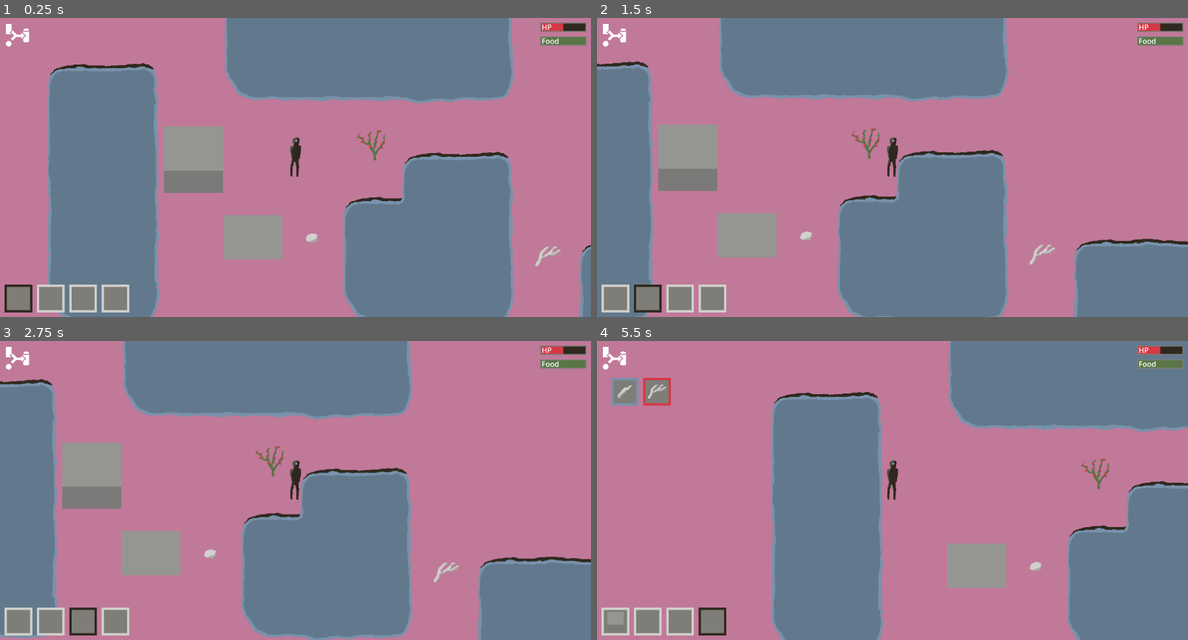
Above: before the commit, frames 1-4 (two rows, left to right).
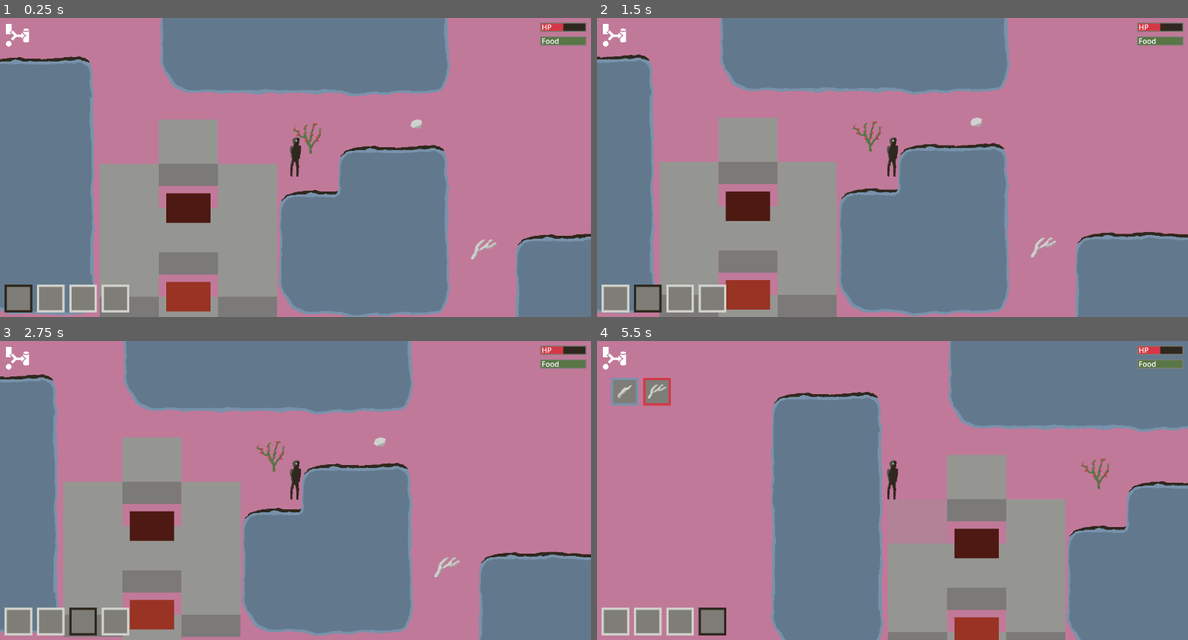
Above: after the commit, the same moments.

Repository: Zarkonnen/Moravec3
Game: Godot game, scene res://level1.tscn
Same seed, same stepped clock (60 frames per second), same inputs: the game is played once before the commit and once after it.
Inputs (mouse positions are in pixels of both pictures, inside the frame that each line leads up to):
- Up to frame 1 (0.25 s): no input
- Up to frame 2 (1.5 s): tap Enter at 0.5 s; move the mouse to (614, 299) at 0.52 s; hold Right (east) 0.53-1.28 s; hold E (use) 0.53-1.28 s; click (614, 299) at 0.67 s; move the mouse to (650, 299) at 1.27 s; hold Down (south) from 1.28 s (still down); tap E (use) at 1.35 s; click (650, 299) at 1.42 s
- Up to frame 3 (2.75 s): move the mouse to (82, 622) at 2.02 s; release Down (south) at 2.03 s; hold Right (east) from 2.03 s (still down); hold E (use) from 2.03 s (still down); click (82, 622) at 2.17 s
- Up to frame 4 (5.5 s): tap Space at 2.75 s; move the mouse to (715, 622) at 2.77 s; release Right (east) at 2.78 s; release E (use) at 2.78 s; hold Up (north) 2.78-3.53 s; tap E (use) at 2.85, 4.35 s; click (715, 622) at 2.92 s; move the mouse to (614, 358) at 3.52 s; hold E (use) 3.53-4.28 s; hold A (west) 3.53-5.03 s; click (614, 358) at 3.67 s; move the mouse to (608, 376) at 4.27 s; click (608, 376) at 4.42 s; move the mouse to (922, 490) at 5.02 s; hold Down (south) from 5.03 s (still down); hold E (use) from 5.03 s (still down); click (922, 490) at 5.17 s

The runs differ from the first frame. In frame 1, 48% of the frame differs, in the area x 0-100%, y 0-100%; in frame 2, 21%; in frame 3, 21%; in frame 4, 12%.

Commit message:
Enclosure management. Controls still janky.

Diff:
--- a/DropItem.gd
+++ b/DropItem.gd
@@ -63,5 +63,6 @@
 	if removed:
 		createItem(toDrop, dropAt, removed[1])
 		toDrop = null
+		%World.ignoreNextClick = true
 	else:
 		visible = true
--- /dev/null
+++ b/EnclosureDebug.gd
@@ -0,0 +1,14 @@
+extends Node2D
+
+func _draw():
+	print("encdb")
+	#for y in range(-10, 10):
+	#	for x in range(-10, 10):
+	#		if %Walls.g(x, y):
+	#			draw_rect(Rect2(x * 128, y * 96, 128, 96), Color.GREEN)
+	for enc in %Walls.enclosures:
+		print(str(enc.number))
+		var clr = Color(fmod(enc.number * 0.3, 1), fmod(enc.number * 0.1, 1), fmod(enc.number * 0.07, 1))
+		for t in enc.tiles:
+			draw_rect(Rect2(t[0] * 128 + 16, t[1] * 96 + 16, 128 - 32, 96 - 32), clr)
+	queue_redraw()
--- a/GridManager.gd
+++ b/GridManager.gd
@@ -92,3 +92,122 @@
 				queue.append([t[0], t[1]-1])
 			if not [t[0], t[1]+1] in reached:
 				queue.append([t[0], t[1]+1])
+
+class Enclosure:
+	static var enclosureCounter = 0
+	var tiles:Array = []
+	var number = 0
+	func _init(tiles):
+		self.tiles = tiles
+		enclosureCounter += 1
+		number = enclosureCounter
+
+var enclosures:Array = []
+
+func getEnclosure(x, y, except=[]) -> Enclosure:
+	var xy = [x, y]
+	return Util.first(enclosures, func(e): return e not in except and xy in e.tiles)
+
+func wallAdded(x, y):
+	%EnclosureDebug.queue_redraw()
+	#print("wa " + str(x) + ", " + str(y))
+	# In enclosure:
+	#   Remove tile from enclosure.
+	#   Flood fill in each direction NSE.
+	#   The first fill updates the existing enclosure, the others are added if different.
+	# Not in enclosure:
+	#   Flood fill in each direction and create new enclosures if the fill works.
+	var enc = getEnclosure(x, y)
+	if enc:
+		enc.tiles.erase([x, y])
+		var encs = [enc]
+		for start in [[x-1, y], [x, y-1], [x+1, y], [x, y+1]]:
+			var fill = _enclosureFill(start[0], start[1])
+			if fill:
+				if enc:
+					# Update existing enclosure.
+					enc.tiles = fill
+					enc = null
+				elif not encs.any(func(e): return start in e.tiles):
+					# We need a new enclosure.
+					var newEnc = Enclosure.new(fill)
+					enclosures.append(newEnc)
+					encs.append(newEnc)
+		if enc:
+			# Never got used, so delete it.
+			enclosures.erase(enc)
+	else:
+		# Not in enclosure.
+		for start in [[x-1, y], [x, y-1], [x+1, y], [x, y+1]]:
+			if getEnclosure(start[0], start[1]):
+				continue
+			var fill = _enclosureFill(start[0], start[1])
+			#print(fill)
+			if fill:
+				#print("new enc")
+				enclosures.append(Enclosure.new(fill))
+
+func wallRemoved(x, y):
+	%EnclosureDebug.queue_redraw()
+	#print("wr " + str(x) + ", " + str(y))
+	var enc = getEnclosure(x, y)
+	if enc: # This should never happen in the first place.
+		enclosures.erase(enc)
+	var encs = []
+	# Visit neighbouring tiles, and if they're in enclosures, check on them.
+	for start in [[x-1, y], [x, y-1], [x+1, y], [x, y+1]]:
+		enc = getEnclosure(start[0], start[1], encs)
+		#print("affected enc " + str(enc))
+		if enc:
+			# We have an enclosure, and not one we've already visited.
+			var fill = _enclosureFill(start[0], start[1])
+			if not fill:
+				# The enclosure is no longer viable.
+				#print("unviable")
+				enclosures.erase(enc)
+			else:
+				# Maybe it should be merged?
+				if encs.any(func(e): return e.tiles.any(func(t): return t in fill)):
+					# There is an existing enclosure we've touched that overlaps.
+					#print("merged")
+					enclosures.erase(enc)
+				else:
+					# No, this is a separate enclosure that needs its tiles updated.
+					#print("updated")
+					enc.tiles = fill
+					encs.append(enc)
+
+
+func _enclosureFill(x, y, maxDist=10):
+	# Flood fill, starting at x, y. If we reach a tile that is more than maxdist away, return null.
+	# Otherwise, check if the area covered by the reached list is no more than maxdist across.
+	# Return the reached list.
+	if g(x, y):
+		return null # If we're in a wall, at the start, stop right away.
+	var queue:Array = [[x-1, y], [x+1, y], [x, y-1], [x, y+1]]
+	var reached:Array = [[x, y]]
+	var leastX = x
+	var mostX = x
+	var leastY = y
+	var mostY = y
+	while not queue.is_empty():
+		var t = queue.pop_front()
+		if abs(t[0] - x) > maxDist or abs(t[1] - y) > maxDist:
+			return null
+		if not g(t[0], t[1]):
+			reached.append(t)
+			leastX = min(t[0], leastX)
+			mostX = max(t[0], mostX)
+			leastY = min(t[1], leastY)
+			mostY = max(t[1], mostY)
+			if mostX - leastX > maxDist or mostY - leastY > maxDist:
+				return null
+			if not [t[0]-1, t[1]] in reached:
+				queue.append([t[0]-1, t[1]])
+			if not [t[0]+1, t[1]] in reached:
+				queue.append([t[0]+1, t[1]])
+			if not [t[0], t[1]-1] in reached:
+				queue.append([t[0], t[1]-1])
+			if not [t[0], t[1]+1] in reached:
+				queue.append([t[0], t[1]+1])
+	return reached
--- a/Item.gd
+++ b/Item.gd
@@ -6,7 +6,8 @@
 var type:ItemType = ItemType.ofName("bush"):
 	set(t):
 		type = t
-		set_collision_layer_value(1, t.wall)
+		$Label.position.y = -t.texRect.size.y - 30
+		set_collision_layer_value(1, t.wall and not t.door)
 		$Sprite2D.z_index = 3 if t.ceiling else 0
 		if t.snapToGrid and Engine.is_editor_hint():
 			snapToGridAndRegister()
@@ -26,10 +27,11 @@
 			type = t
 		typeName = value
 
-@export var highlight = false:
+@export var highlight:String = "":
 	set(value):
 		$Sprite2D.material.set_shader_parameter("strength", 0.2 if value else 0.0)
 		highlight = value
+		$Label.text = value
 
 func get_rect():
 	var sr:Rect2 = $Sprite2D.get_rect()
@@ -50,6 +52,7 @@
 	if type.snapToGrid:
 		if type.wall and $/root/Node2D/Walls.g(gridX(), gridY()) == self:
 			$/root/Node2D/Walls.p(gridX(), gridY(), null)
+			$/root/Node2D/Walls.wallRemoved(gridX(), gridY())
 		if type.ceiling and $/root/Node2D/Ceilings.g(gridX(), gridY()) == self:
 			$/root/Node2D/Ceilings.p(gridX(), gridY(), null)
 
@@ -61,16 +64,22 @@
 	if not Engine.is_editor_hint():
 		if type.wall:
 			$/root/Node2D/Walls.p(gridX, gridY, self)
+			$/root/Node2D/Walls.wallAdded(gridX, gridY)
 		if type.ceiling:
 			$/root/Node2D/Ceilings.p(gridX, gridY, self)
 
 # Called when the node enters the scene tree for the first time.
 func _ready():
 	$Sprite2D.material = $Sprite2D.material.duplicate()
+	$Label.position.y = -type.texRect.size.y - 30
 	if type.snapToGrid:
 		snapToGridAndRegister()
 
 func _process(delta):
+	if type.wall and get_node("../Player") and abs(get_node("../Player").position.x - position.x) <= 64 and get_node("../Player").position.y < position.y and get_node("../Player").position.y > position.y - 96 * 2:
+		$Sprite2D.material.set_shader_parameter("a", 0.35)
+	else:
+		$Sprite2D.material.set_shader_parameter("a", 1)
 	if type.rotInterval:
 		rotTimeout -= delta
 		if rotTimeout <= 0:
--- a/Item.gdshader
+++ b/Item.gdshader
@@ -1,7 +1,9 @@
 shader_type canvas_item;
 
 uniform float strength = 0.0;
+uniform float a = 1.0;
 
 void fragment() {
 	COLOR += vec4(strength, strength, strength, 0);
+	COLOR.a *= a;
 }
--- a/Item.tscn
+++ b/Item.tscn
@@ -7,9 +7,10 @@
 [sub_resource type="RectangleShape2D" id="RectangleShape2D_x2o0v"]
 size = Vector2(128, 96)
 
-[sub_resource type="ShaderMaterial" id="ShaderMaterial_7t1br"]
+[sub_resource type="ShaderMaterial" id="ShaderMaterial_8dq7b"]
 shader = ExtResource("2_o8jvu")
 shader_parameter/strength = 0.0
+shader_parameter/a = 1.0
 
 [sub_resource type="AtlasTexture" id="AtlasTexture_ccgmh"]
 atlas = ExtResource("1_qxv04")
@@ -24,6 +25,13 @@
 shape = SubResource("RectangleShape2D_x2o0v")
 
 [node name="Sprite2D" type="Sprite2D" parent="."]
-material = SubResource("ShaderMaterial_7t1br")
+material = SubResource("ShaderMaterial_8dq7b")
 texture = SubResource("AtlasTexture_ccgmh")
 offset = Vector2(0, -33)
+
+[node name="Label" type="Label" parent="."]
+offset_left = -64.0
+offset_top = -96.0
+offset_right = 64.0
+offset_bottom = -70.0
+horizontal_alignment = 1
--- a/ItemType.gd
+++ b/ItemType.gd
@@ -10,6 +10,7 @@
 var rotInto:String
 var snapToGrid:bool = false
 var wall:bool = false
+var door:bool = false
 var ceiling:bool = false
 var wallSupportRange = 2
 var spawnOnCollapse:Array = []
@@ -42,6 +43,7 @@
 		it.rotInto = i.get("rotInto", "")
 		it.snapToGrid = i.get("snapToGrid", false)
 		it.wall = i.get("wall", false)
+		it.door = i.get("door", false)
 		it.ceiling = i.get("ceiling", false)
 		it.wallSupportRange = i.get("wallSupportRange", 2)
 		it.spawnOnCollapse = i.get("spawnOnCollapse", [])
@@ -51,6 +53,7 @@
 				var useV = uses[useK]
 				var u = Use.new()
 				u.tool = useK
+				u.name = useV["name"]
 				u.time = useV.get("time", 1)
 				u.turnInto = useV.get("turnInto", "")
 				u.destroy = useV.get("destroy", false)
@@ -62,6 +65,7 @@
 	types = ts
 
 class Use:
+	var name:String = ""
 	var tool:String = "any"
 	var time = 1
 	var turnInto:String = ""
--- a/MapDisplay.gd
+++ b/MapDisplay.gd
@@ -32,24 +32,15 @@
 				closest = it
 				bestDist = dist
 	if highlit and is_instance_valid(highlit):
-		highlit.highlight = false
+		highlit.highlight = ""
 		highlit = null
-	if closest:
-		closest.highlight = true
+	if closest and %Player.interactionName(closest):
+		closest.highlight = %Player.interactionName(closest)
 		highlit = closest
 	if mouseClicked or mouseDown:
 		var doMove = not closest
 		if mouseClicked:
-			if closest:
-				var distance = closest.position - %Player.position
-				var irange = INTERACTION_RANGE_WALL if closest.type.wall else INTERACTION_RANGE
-				if distance.length() > irange:
-					mp -= distance.normalized() * (irange - 20)
-					doMove = true
-				else:
-					%Player.interact(closest)
-					doMove = false
-			elif %DropItem.toDrop:
+			if %DropItem.toDrop:
 				var irange = INTERACTION_RANGE_WALL if %DropItem.toDrop.wall else INTERACTION_RANGE
 				var distance = mp - %Player.position
 				if distance.length() > irange:
@@ -60,6 +51,16 @@
 				else:
 					%DropItem.doDrop(mp)
 					doMove = false
+			elif closest:
+				var distance = closest.position - %Player.position
+				var irange = INTERACTION_RANGE_WALL if closest.type.wall else INTERACTION_RANGE
+				if distance.length() > irange:
+					mp -= distance.normalized() * (irange - 20)
+					doMove = true
+				else:
+					%Player.interact(closest)
+					doMove = false
+
 		if doMove and tileAt(mp):
 			%Player.setNavTarget(mp, closest)
 		if doMove:
--- a/Player.gd
+++ b/Player.gd
@@ -26,6 +26,15 @@
 	nextNavTarget = to
 	interactWith = interact
 	using = null
+
+func interactionName(it:Item):
+	if it.type.canTake:
+		return "Pick up " + it.type.name
+	if %Inventory.selectedItem() and it.type.use.has(%Inventory.selectedItem().name):
+		return it.type.use.get(%Inventory.selectedItem().name).name
+	if it.type.use.has("any"):
+		return it.type.use.get("any").name
+	return ""
 
 func interact(it:Item):
 	if it.type.canTake and %Inventory.add(it.type, it.durability):
--- a/itemTypes.json
+++ b/itemTypes.json
@@ -4,6 +4,7 @@
 		"x": 406, "y": 29, "w": 63, "h": 66,
 		"use": {
 			"any": {
+				"name": "Pick berries",
 				"time": 3,
 				"turnInto": "emptyBush",
 				"spawn": [["berries", 3]]
@@ -29,6 +30,7 @@
 		"rotInterval": 1,
 		"use": {
 			"consume": {
+				"name": "Eat berries",
 				"time": 1,
 				"destroy": true,
 				"stats": {"Food": 10}
@@ -51,6 +53,7 @@
 		"x": 406, "y": 29, "w": 63, "h": 66,
 		"use": {
 			"antler knife": {
+				"name": "Harvest tree",
 				"time": 3,
 				"toolDurability": -5,
 				"destroy": true,
@@ -81,12 +84,13 @@
 		"x": 512, "y": 144, "w": 128, "h": 144,
 		"canTake": true,
 		"wall": true,
-		"snapToGrid": true
+		"snapToGrid": true,
+		"door": true
 	},
 	{
 		"name": "ceiling",
 		"x": 640, "y": 144, "w": 128, "h": 144,
-		"canTake": true,
+		"canTake": false,
 		"ceiling": true,
 		"snapToGrid": true,
 		"spawnOnCollapse": [["chalk", 1]]
--- a/level1.tscn
+++ b/level1.tscn
@@ -13,6 +13,7 @@
 [ext_resource type="Script" path="res://Stats.gd" id="10_dt6v4"]
 [ext_resource type="PackedScene" uid="uid://dqux4yrt2qht5" path="res://StatBar.tscn" id="12_xieyx"]
 [ext_resource type="Script" path="res://GridManager.gd" id="13_2234k"]
+[ext_resource type="Script" path="res://EnclosureDebug.gd" id="14_c4t04"]
 
 [sub_resource type="CircleShape2D" id="CircleShape2D_s0aak"]
 
@@ -29,7 +30,7 @@
 
 [node name="Player" type="RigidBody2D" parent="."]
 unique_name_in_owner = true
-position = Vector2(157, 157)
+position = Vector2(296, 172)
 gravity_scale = 0.0
 lock_rotation = true
 script = ExtResource("2_jq1fc")
@@ -49,15 +50,47 @@
 [node name="Navigation" type="NavigationAgent2D" parent="Player"]
 
 [node name="Item" parent="." instance=ExtResource("5_ie426")]
-position = Vector2(192, 300)
+position = Vector2(558, 68)
 typeName = "chalk"
 
 [node name="Item2" parent="." instance=ExtResource("5_ie426")]
 position = Vector2(322, 122)
 
 [node name="Item3" parent="." instance=ExtResource("5_ie426")]
+position = Vector2(-64, 288)
+typeName = "wall"
+
+[node name="Item6" parent="." instance=ExtResource("5_ie426")]
+position = Vector2(64, 192)
+typeName = "wall"
+
+[node name="Item8" parent="." instance=ExtResource("5_ie426")]
+position = Vector2(192, 288)
+typeName = "wall"
+
+[node name="Item9" parent="." instance=ExtResource("5_ie426")]
+position = Vector2(192, 480)
+typeName = "wall"
+
+[node name="Item11" parent="." instance=ExtResource("5_ie426")]
 position = Vector2(64, 384)
-typeName = "ceiling"
+typeName = "wall"
+
+[node name="Item14" parent="." instance=ExtResource("5_ie426")]
+position = Vector2(-64, 384)
+typeName = "wall"
+
+[node name="Item15" parent="." instance=ExtResource("5_ie426")]
+position = Vector2(192, 384)
+typeName = "wall"
+
+[node name="Item12" parent="." instance=ExtResource("5_ie426")]
+position = Vector2(64, 576)
+typeName = "wall"
+
+[node name="Item13" parent="." instance=ExtResource("5_ie426")]
+position = Vector2(-64, 480)
+typeName = "wall"
 
 [node name="Item4" parent="." instance=ExtResource("5_ie426")]
 position = Vector2(704, 351)
@@ -192,10 +225,10 @@
 unique_name_in_owner = true
 script = ExtResource("13_2234k")
 
-[node name="Item5" parent="." instance=ExtResource("5_ie426")]
-position = Vector2(-64, 192)
-collision_layer = 1
-typeName = "wall"
+[node name="EnclosureDebug" type="Node2D" parent="."]
+unique_name_in_owner = true
+z_index = 20
+script = ExtResource("14_c4t04")
 
 [connection signal="changed" from="GUI/Inventory" to="GUI/Crafts" method="_on_inventory_changed"]
 [connection signal="gui_input" from="GUI/Crafts" to="GUI/Crafts" method="_on_gui_input"]
Not shown: 1 places in level1.tscn that only renumber resources
